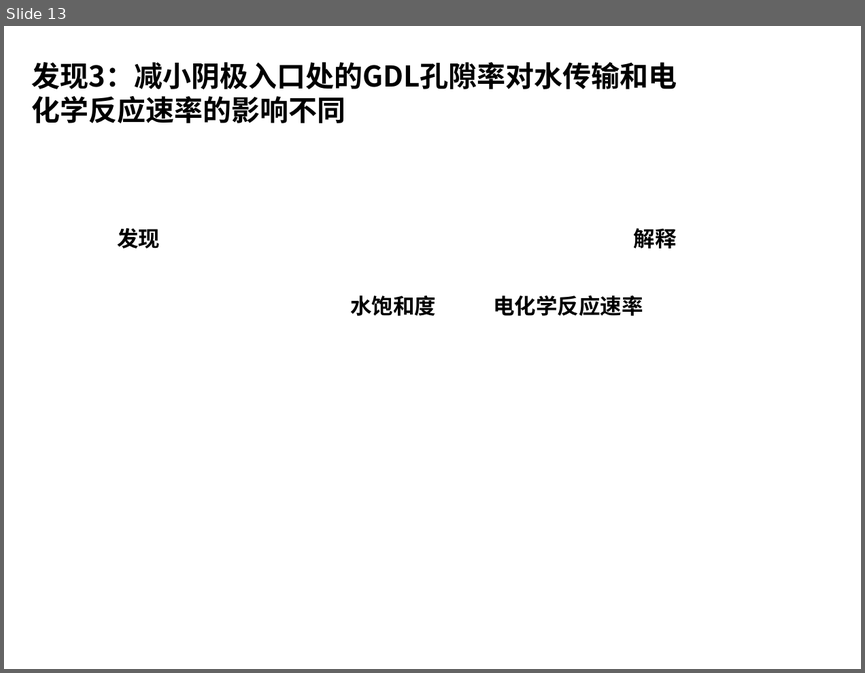
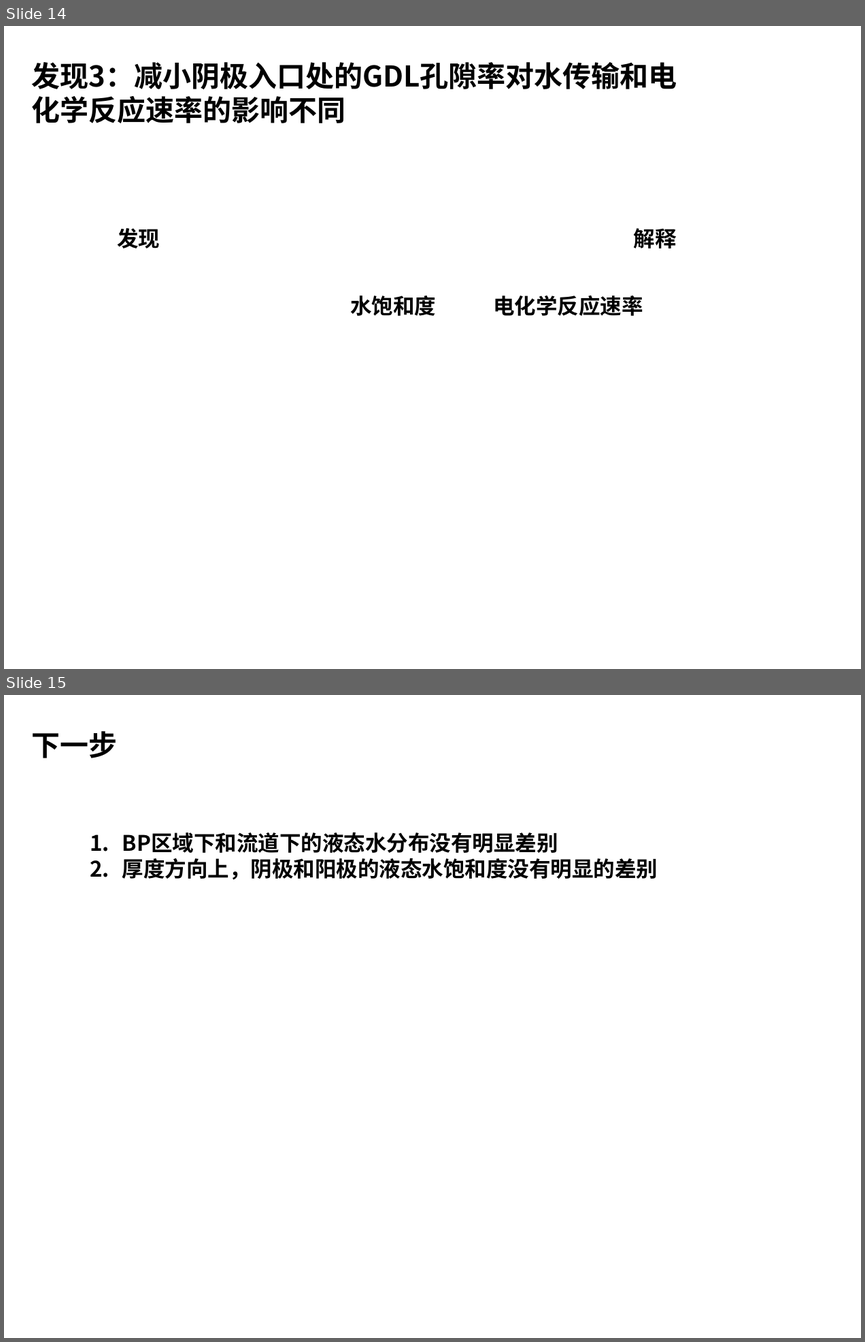
Before and after one commit to PaperStrange/ResearchRecorder, a slide deck: Report notes/GDL_PorosityDistribution.pptx. Shown one above the other, each under a label of ours: slide 13 before the commit, slides 14 and 15 after it. The pictures are 865x673 and 865x1342 pixels, drawn with LibreOffice and Linux fonts; fonts in the diff are those of the drawing. Boxes give left, top, right and bottom in pixels: in the first picture for what was removed or moved away, otherwise in the second. Text is boxed around its words. In the diff, an @@ line names an element or a change of style, - is before the commit and + after.

```diff
--- a/Report notes/GDL_PorosityDistribution.pptx
+++ b/Report notes/GDL_PorosityDistribution.pptx
@@ slide 15 added at bbox=[4, 695, 861, 1338], background #FFFFFF @@
@@ text added at bbox=[32, 731, 118, 758], 24 pt, text #000000, bold @@
+下一步
@@ text added at bbox=[122, 832, 658, 880], 18 pt, text #000000, bold @@
+1. BP区域下和流道下的液态水分布没有明显差别
+2. 厚度方向上，阴极和阳极的液态水饱和度没有明显的差别
@@ what was slide 13 is now slide 14 @@
```
Also in this commit, not shown: 1 slide changed, 2 other slides added.
